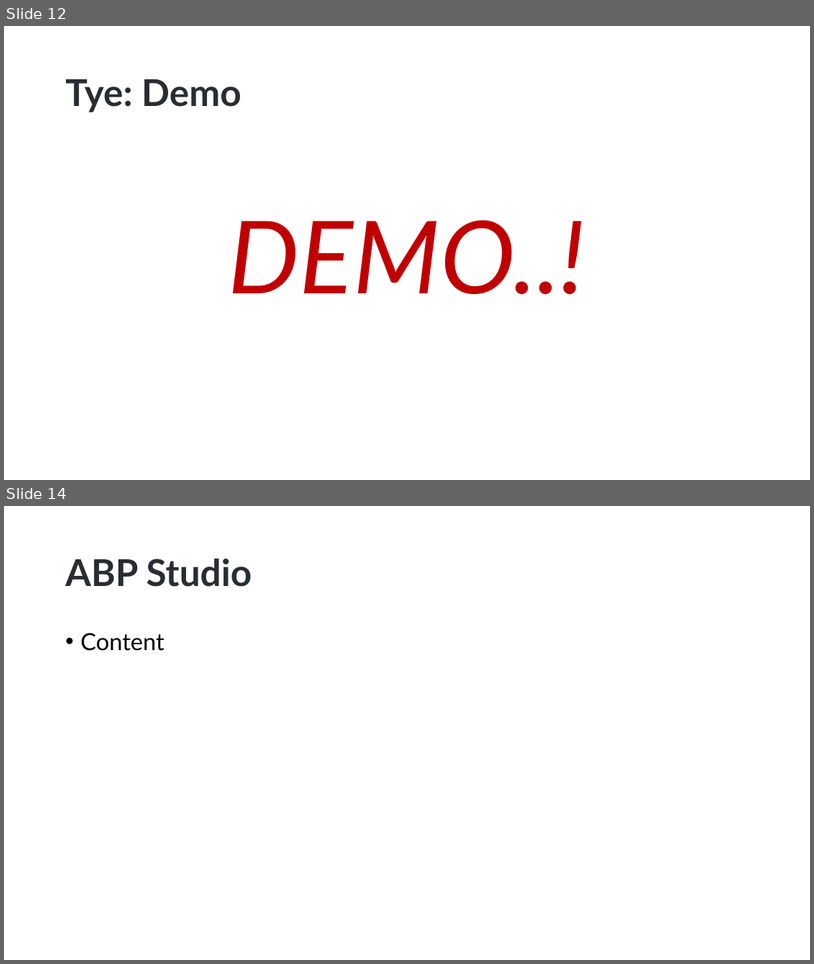
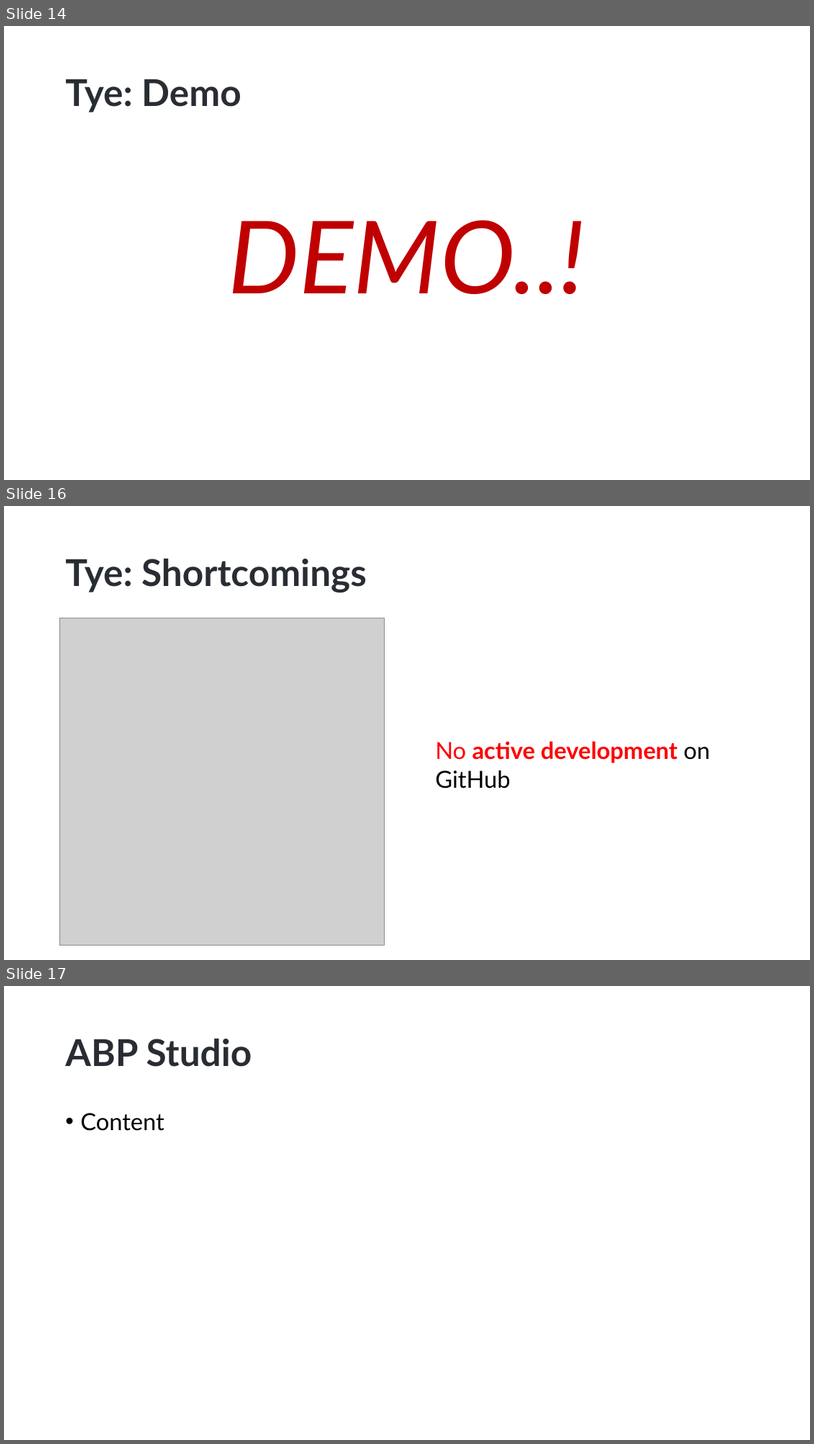
Before and after one commit to hikalkan/presentations, a slide deck: 2023-05-10 ABP Conf 2023 Developing with Kubernetes/Developing with Kubernetes.pptx. Shown one above the other, each under a label of ours: slides 12 and 14 before the commit, slides 14, 16 and 17 after it; the slides between them are not shown. The pictures are 814x964 and 814x1444 pixels, drawn with LibreOffice and Linux fonts; fonts in the diff are those of the drawing; grey boxes stand for pictures; background and template pictures are left out. Boxes give left, top, right and bottom in pixels: in the first picture for what was removed or moved away, otherwise in the second. Text is boxed around its words. In the diff, an @@ line names an element or a change of style, - is before the commit and + after.

```diff
--- a/2023-05-10 ABP Conf 2023 Developing with Kubernetes/Developing with Kubernetes.pptx
+++ b/2023-05-10 ABP Conf 2023 Developing with Kubernetes/Developing with Kubernetes.pptx
@@ slide 16 added at (4,506,810,960), background picture (left out) @@
@@ title added at (65,559,367,592), 44 pt, text #292D33, bold @@
+Tye: Shortcomings
@@ picture added at (59,618,385,944) @@
@@ text added at (435,741,710,788), 28 pt, text #FF0000, bold @@
+No active development on GitHub
@@ what was slide 12 is now slide 14 @@
@@ what was slide 14 is now slide 17 @@
```
Also in this commit, not shown: 2 slides changed, 2 other slides added.
